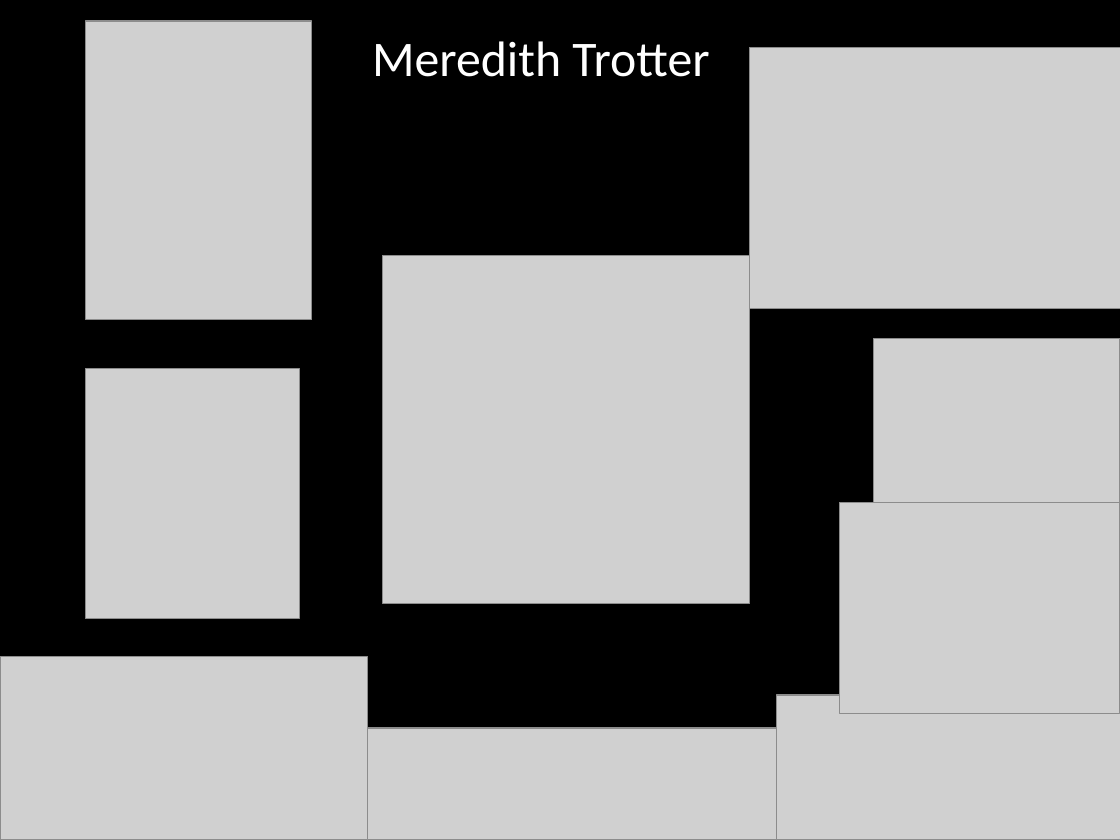
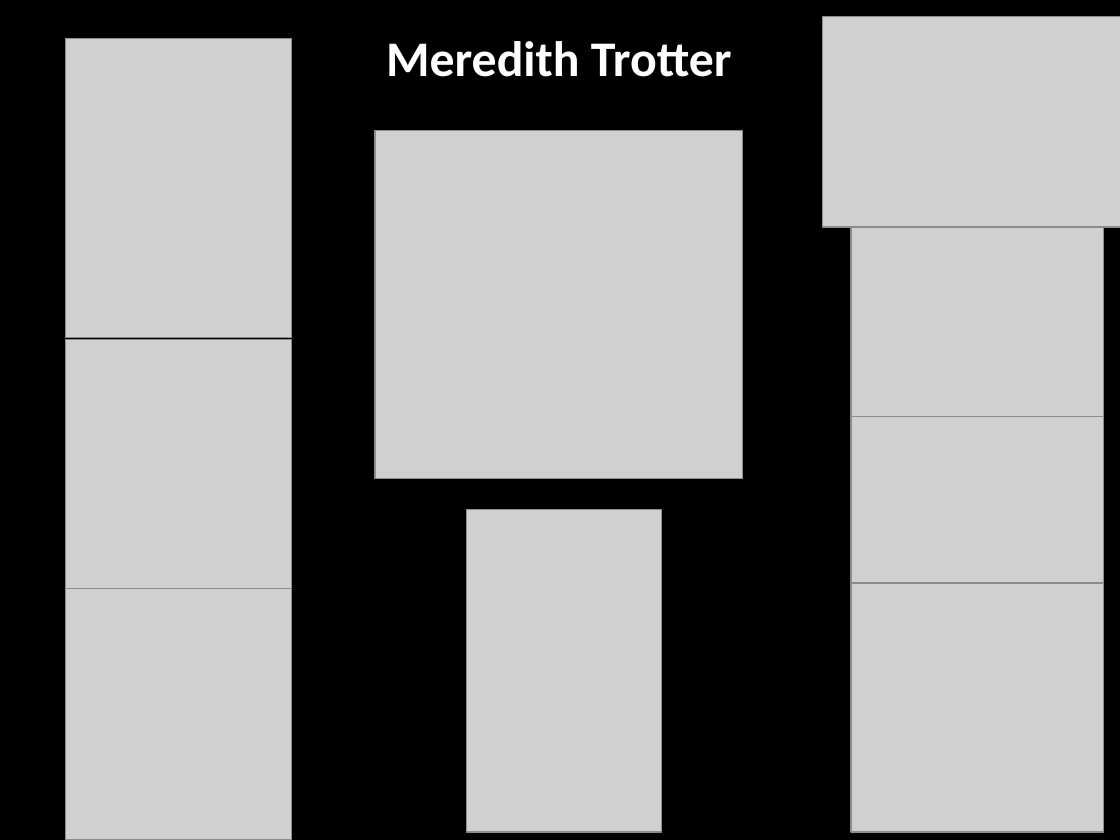
Before and after one commit to mtrotter/insight_proj, a slide deck: slide 7 of Ppt_Demo.pptx. Drawn at 1120x840 pixels with LibreOffice and Linux fonts; fonts in the diff are those of the drawing; grey boxes stand for pictures. Boxes give left, top, right and bottom in pixels: in the first picture for what was removed or moved away, otherwise in the second. Text is boxed around its words. In the diff, an @@ line names an element or a change of style, - is before the commit and + after.

```diff
--- a/Ppt_Demo.pptx
+++ b/Ppt_Demo.pptx
@@ text "Meredith Trotter": place and size @@
-text "Meredith Trotter" at bbox=[372, 41, 709, 77]
+text "Meredith Trotter" at bbox=[386, 41, 732, 77]
@@ text "Meredith Trotter" at bbox=[386, 41, 732, 77]: bold on; alignment left to centre @@
@@ picture: place and size @@
-picture at bbox=[749, 47, 1120, 308]
+picture at bbox=[823, 17, 1120, 227]
@@ picture: place and size @@
-picture at bbox=[85, 21, 311, 320]
+picture at bbox=[65, 38, 291, 337]
@@ picture: place and size @@
-picture at bbox=[382, 256, 749, 604]
+picture at bbox=[375, 131, 743, 478]
@@ picture: place and size @@
-picture at bbox=[839, 503, 1120, 713]
+picture at bbox=[851, 227, 1103, 417]
@@ picture: place and size @@
-picture at bbox=[85, 368, 299, 619]
+picture at bbox=[65, 339, 291, 604]
@@ picture: place and size @@
-picture at bbox=[874, 338, 1120, 503]
+picture at bbox=[851, 417, 1103, 585]
@@ picture added at bbox=[467, 510, 662, 832] @@
@@ picture: place and size @@
-picture at bbox=[0, 656, 367, 840]
+picture at bbox=[65, 588, 291, 840]
@@ picture added at bbox=[851, 584, 1103, 832] @@
@@ picture removed at bbox=[776, 696, 1120, 840] @@
@@ picture removed at bbox=[367, 728, 776, 840] @@
```
Also in this commit, not shown: 3 other slides changed, 2 slides added, 2 slides removed, 16 other files.
